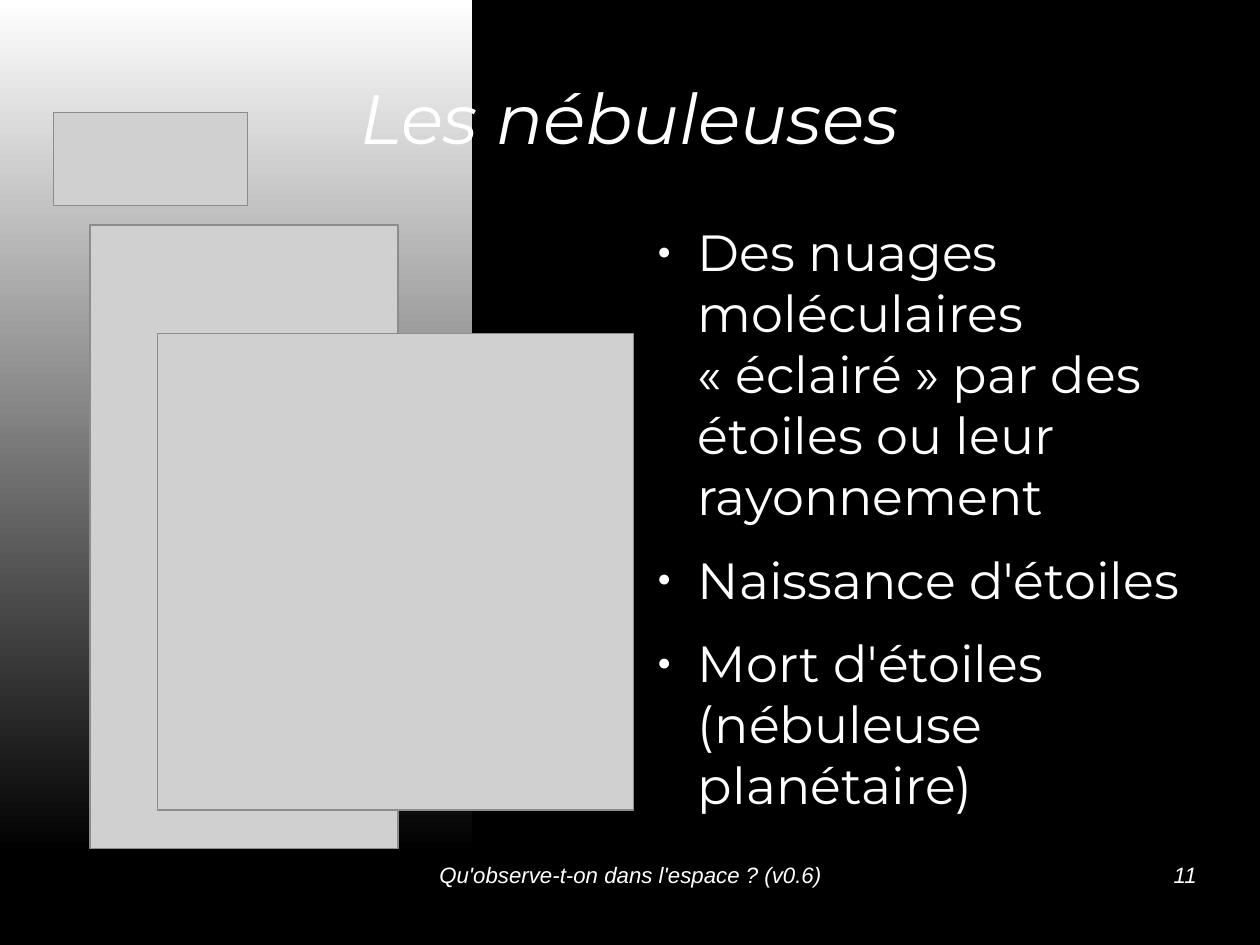
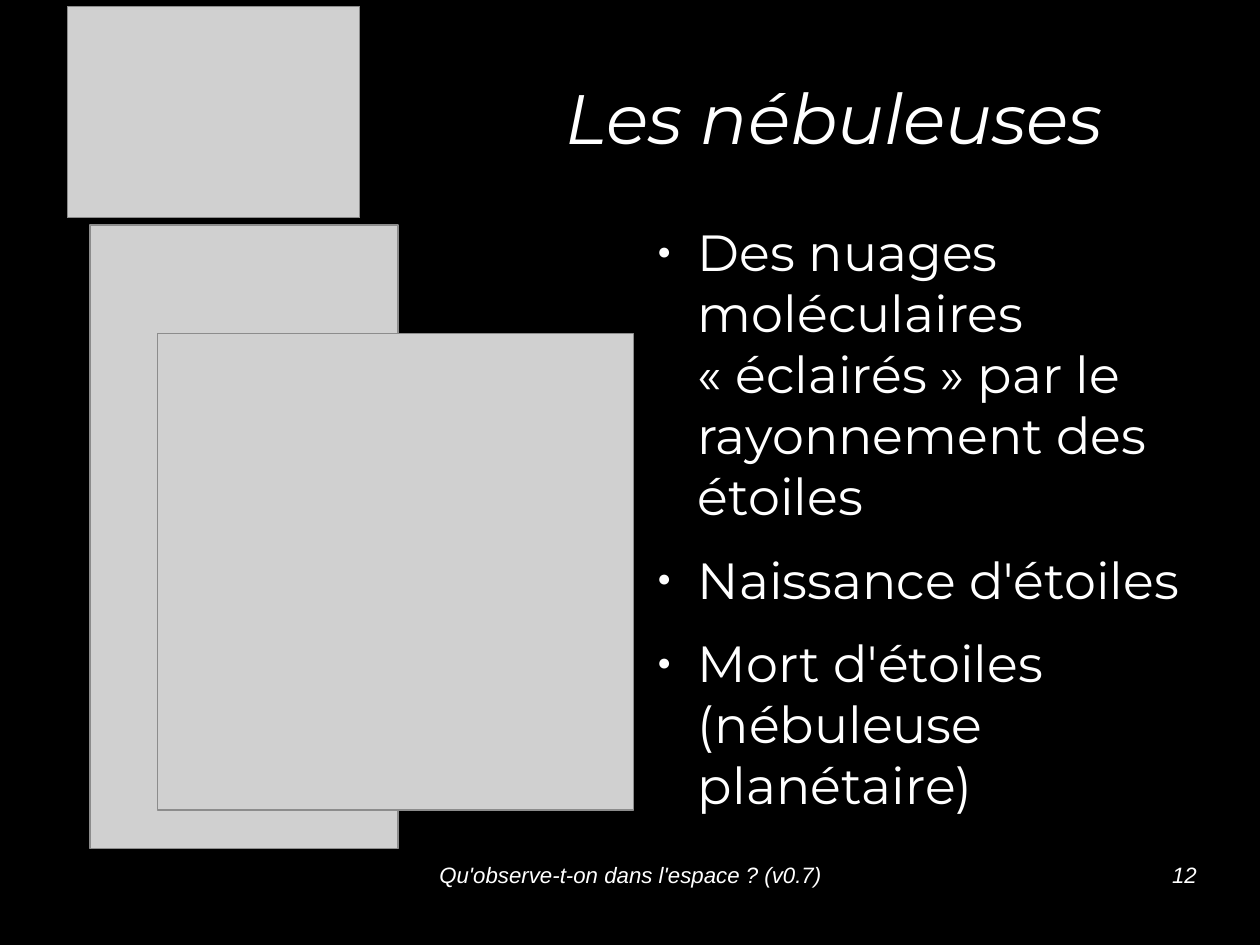
Before and after one commit to jcarnu/qf-astro, a slide deck: slide 12 of Ressources/Presentations/Qu_observe-t-on_dans_l_espace.odp (slide 11 before the commit). Drawn at 1260x945 pixels with LibreOffice and Linux fonts; fonts in the diff are those of the drawing; grey boxes stand for pictures; background and template pictures are left out. Boxes give left, top, right and bottom in pixels: in the first picture for what was removed or moved away, otherwise in the second. Text is boxed around its words. In the diff, an @@ line names an element or a change of style, - is before the commit and + after.

```diff
--- a/Ressources/Presentations/Qu_observe-t-on_dans_l_espace.odp
+++ b/Ressources/Presentations/Qu_observe-t-on_dans_l_espace.odp
@@ rectangle removed at bbox=[0, 0, 472, 855] @@
@@ picture: place and size @@
-picture at bbox=[54, 112, 248, 206]
+picture at bbox=[67, 7, 360, 218]
@@ title "Les nébuleuses" rewrapped from bbox=[361, 76, 898, 160] to bbox=[566, 92, 1103, 145] @@
@@ text at bbox=[698, 235, 1146, 516]: text changed @@
-● Des nuages moléculaires « éclairé » par des étoiles ou leur rayonnement
+● Des nuages moléculaires « éclairés » par le rayonnement des étoiles
@@ text at bbox=[439, 867, 821, 888]: text changed @@
-Qu'observe-t-on dans l'espace ? (v0.6)
+Qu'observe-t-on dans l'espace ? (v0.7)
@@ page number at bbox=[1172, 867, 1197, 883]: text changed @@
-11
+12
```
Also in this commit, not shown: 14 other slides changed, 1 slide removed, 5 other files.
